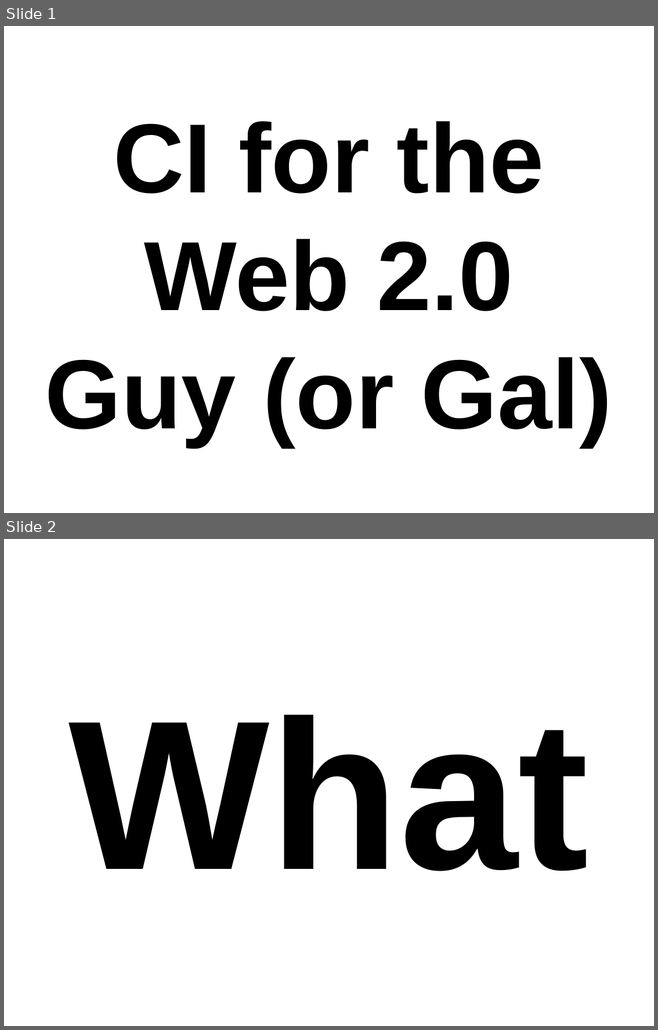
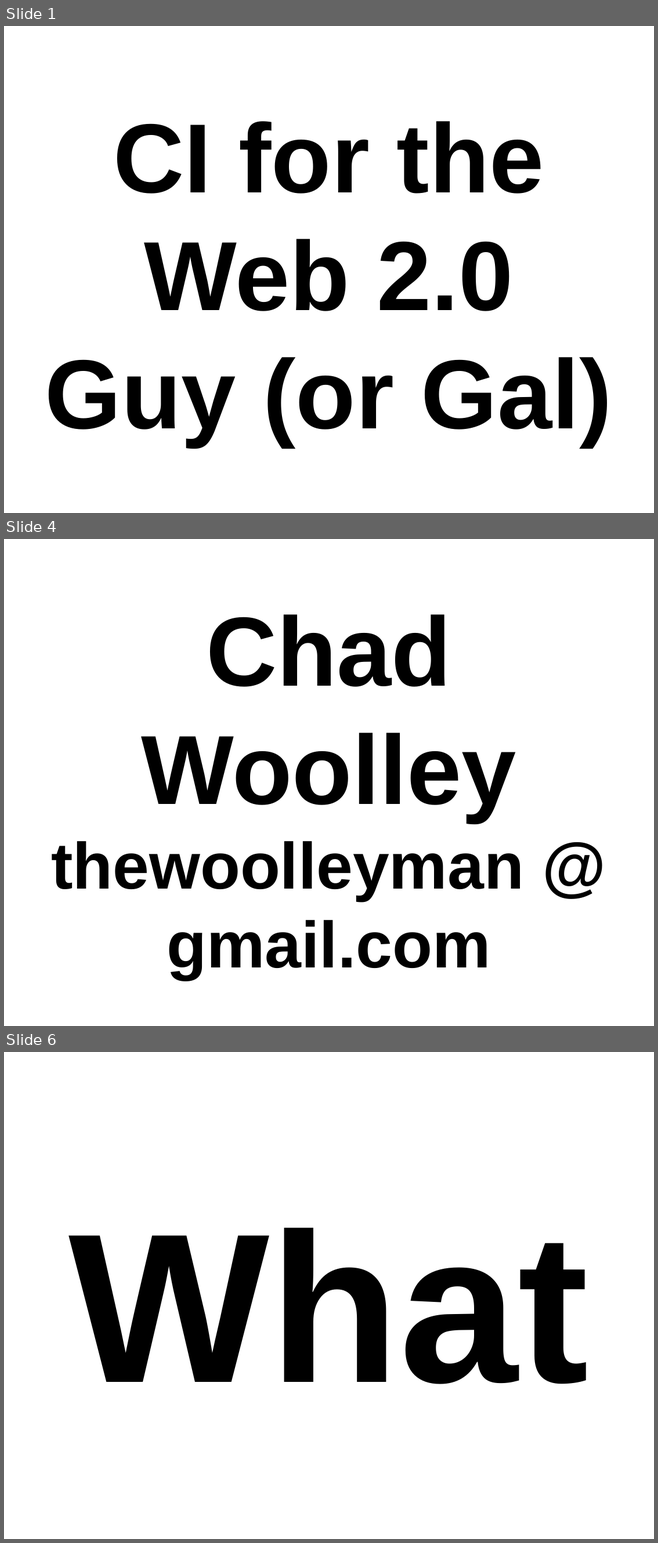
Before and after one commit to thewoolleyman/ci_for_the_rails_guy_or_gal, a slide deck: presentation/ci_for_the_web_2.0_guy_or_gal.odp. Shown one above the other, each under a label of ours: slides 1 and 2 before the commit, slides 1, 4 and 6 after it; the slides between them are not shown. The pictures are 658x1030 and 658x1543 pixels, drawn with LibreOffice and Linux fonts; fonts in the diff are those of the drawing. Boxes give left, top, right and bottom in pixels: in the first picture for what was removed or moved away, otherwise in the second. Text is boxed around its words. In the diff, an @@ line names an element or a change of style, - is before the commit and + after.

```diff
--- a/presentation/ci_for_the_web_2.0_guy_or_gal.odp
+++ b/presentation/ci_for_the_web_2.0_guy_or_gal.odp
@@ slide 4 added at box(4, 539, 654, 1026), background #FFFFFF @@
@@ title added at box(51, 614, 524, 979), 80 pt, text #000000, bold @@
+Chad Woolley
+thewoolleyman @ gmail.com
@@ what was slide 2 is now slide 6 @@
```
Also in this commit, not shown: 20 other slides added, 1 slide removed.
